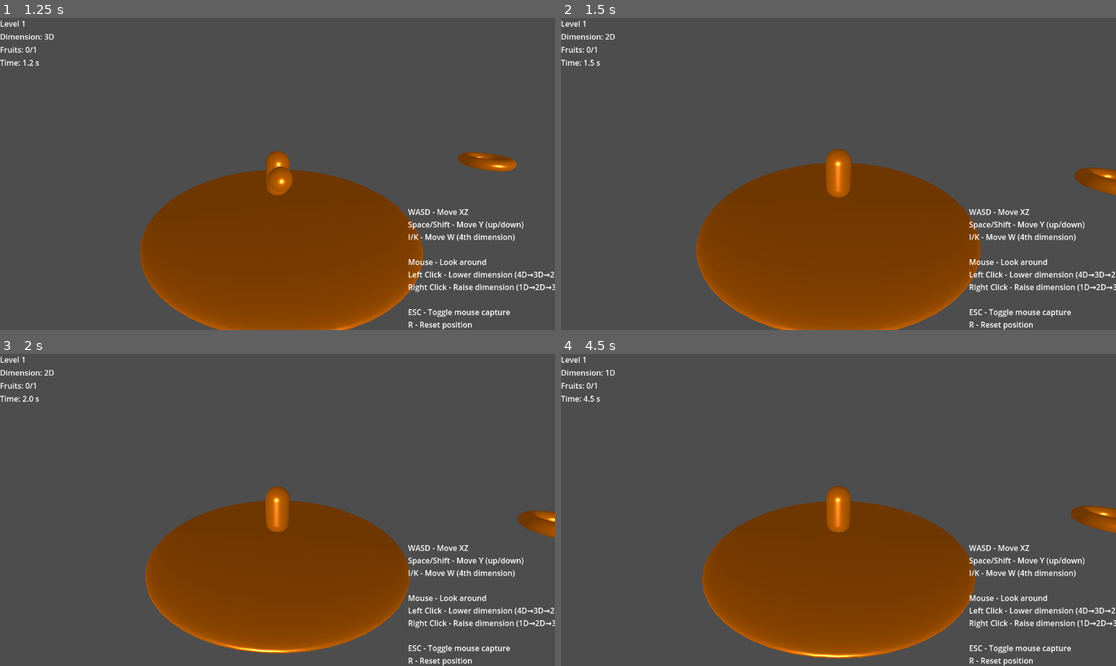
Above: before the commit, frames 1-4 (two rows, left to right).
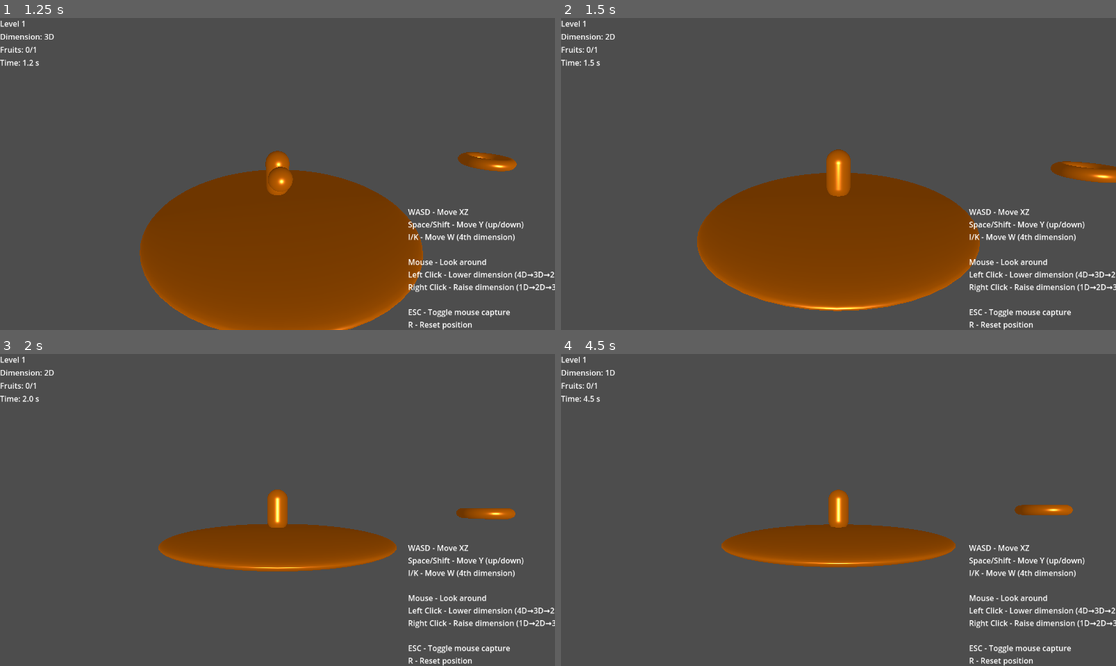
Above: after the commit, the same moments.

Repository: Iroguin/Hyperulottoukkavuus
Game: Godot game, scene res://scenes/main.tscn
Same seed, same stepped clock (60 frames per second), same inputs: the game is played once before the commit and once after it.
Inputs (mouse positions are in pixels of both pictures, inside the frame that each line leads up to):
- Up to frame 1 (1.25 s): tap Enter (ui_accept) at 0.5, 0.77 s; move the mouse to (305, 174) at 0.52 s; hold Up from 0.53 s (still down); hold W (forw_3d) from 0.53 s (still down); click (305, 174) at 0.67 s
- Up to frame 2 (1.5 s): keep holding Up; move the mouse to (810, 174) at 1.27 s; release W (forw_3d) at 1.28 s; tap Q at 1.35 s; click (810, 174) at 1.42 s
- Up to frame 3 (2 s): keep holding Up; tap Enter (ui_accept) at 1.52 s
- Up to frame 4 (4.5 s): keep holding Up; move the mouse to (849, 503) at 2.02 s; hold E 2.03-2.78 s; click (849, 503) at 2.17 s; move the mouse to (832, 516) at 2.77 s; tap R at 2.85 s; click (832, 516) at 2.92 s; tap Enter (ui_accept) at 3.02, 3.5, 3.77 s; move the mouse to (877, 513) at 3.52 s; hold Space 3.53-4.28 s; click (877, 513) at 3.67 s; move the mouse to (794, 506) at 4.27 s; tap Shift at 4.35 s; click (794, 506) at 4.42 s

Frame 1 is identical in both runs. In frame 2, 6.1% of the frame differs, in the area x 24-100%, y 41-100%; in frame 3, 15%; in frame 4, 17%, in the area x 25-100%, y 42-98%.

Commit message:
camera adheres to dimension now

Diff:
--- a/scripts/4d/camera_4d_follow.gd
+++ b/scripts/4d/camera_4d_follow.gd
@@ -38,9 +38,11 @@
 	if not target:
 		return
 
+	# Get dimension manager once
+	var dim_manager = GameWorld4D.dimension_manager
+
 	# Follow player's W position to maintain consistent perspective
 	if follow_w_axis:
-		var dim_manager = GameWorld4D.dimension_manager
 		var current_w = dim_manager.get_slice_position()
 		var target_w = target.position_4d.w
 
@@ -51,18 +53,31 @@
 	# Get target's 3D projected position
 	var target_pos = target.global_position
 
-	# Calculate camera position with mouse look
-	# Start with base offset, then rotate it
-	var rotated_offset = offset.rotated(Vector3.UP, yaw)
-	# Apply pitch by rotating around the right vector
-	var right = Vector3.UP.cross(rotated_offset.normalized()).normalized()
-	rotated_offset = rotated_offset.rotated(right, pitch)
+	# Check current dimension for camera behavior
+	var current_dim = dim_manager.current_dimension
 
-	# Calculate desired camera position
-	var desired_pos = target_pos + rotated_offset
+	var desired_pos: Vector3
 
-	# Smooth follow
-	global_position = global_position.lerp(desired_pos, follow_speed * delta)
+	if current_dim <= 2:
+		# Lock camera to side view for 1D and 2D
+		# Camera looks directly at the XY plane from the side (positive Z)
+		desired_pos = target_pos + Vector3(0, 0, 10)
+		global_position = global_position.lerp(desired_pos, follow_speed * delta)
+		look_at(target_pos)
+	else:
+		# 3D and 4D: Free mouse look
+		# Calculate camera position with mouse look
+		# Start with base offset, then rotate it
+		var rotated_offset = offset.rotated(Vector3.UP, yaw)
+		# Apply pitch by rotating around the right vector
+		var right = Vector3.UP.cross(rotated_offset.normalized()).normalized()
+		rotated_offset = rotated_offset.rotated(right, pitch)
 
-	# Look at target
-	look_at(target_pos)
+		# Calculate desired camera position
+		desired_pos = target_pos + rotated_offset
+
+		# Smooth follow
+		global_position = global_position.lerp(desired_pos, follow_speed * delta)
+
+		# Look at target
+		look_at(target_pos)
--- a/scripts/4d/dimension_manager_4d.gd
+++ b/scripts/4d/dimension_manager_4d.gd
@@ -43,12 +43,13 @@
 	return Vector3.ZERO
 
 func project_to_1d(pos_4d: Vector4) -> Vector3:
-	# Show only X axis
+	# Show only X axis (side view, Y=0 fixed)
 	return Vector3(pos_4d.x, 0, 0)
 
 func project_to_2d(pos_4d: Vector4) -> Vector3:
-	# Show X and Y on the ground plane
-	return Vector3(pos_4d.x, 0, pos_4d.y)
+	# Show X and Y as side view (XY plane viewed from the side)
+	# Z is always 0 to keep it flat against the "screen"
+	return Vector3(pos_4d.x, pos_4d.y, 0)
 
 func project_to_3d(pos_4d: Vector4) -> Vector3:
 	# Show X, Y, Z normally (ignoring W)
